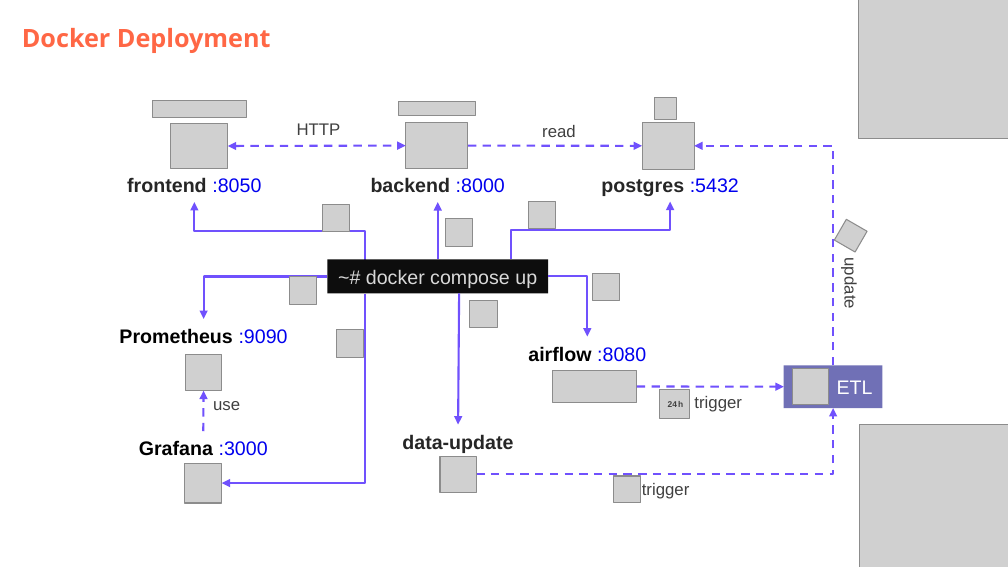
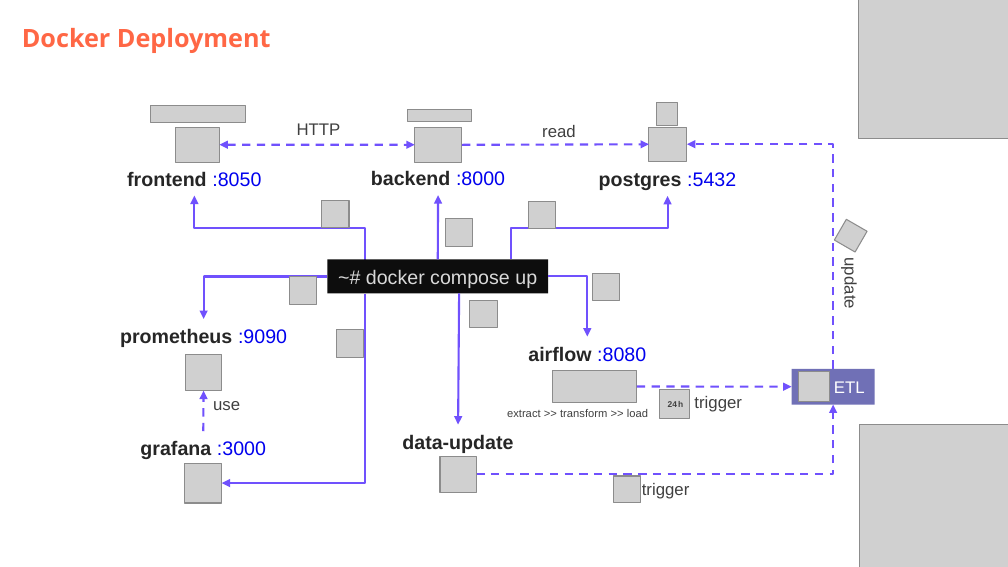
Before and after one commit to DataScientest-Studio/jun26bde-job-market, a slide deck: slide 6 of docs/defence/Defence.pptx. Drawn at 1008x567 pixels with LibreOffice and Linux fonts; fonts in the diff are those of the drawing; grey boxes stand for pictures; background and template pictures are left out. Boxes give left, top, right and bottom in pixels: in the first picture for what was removed or moved away, otherwise in the second. Text is boxed around its words. In the diff, an @@ line names an element or a change of style, - is before the commit and + after.

```diff
--- a/docs/defence/Defence.pptx
+++ b/docs/defence/Defence.pptx
@@ picture: place and size @@
-picture at <box>152,100,247,117</box>
+picture at <box>150,105,245,122</box>
@@ picture: place and size @@
-picture at <box>399,101,477,115</box>
+picture at <box>408,110,472,122</box>
@@ picture: place and size @@
-picture at <box>654,98,676,120</box>
+picture at <box>656,103,678,125</box>
@@ picture: place and size @@
-picture at <box>171,123,229,168</box>
+picture at <box>175,127,220,162</box>
@@ double arrow moved from (228, 146) - (405, 145) to (220, 145) - (414, 145) @@
@@ picture: place and size @@
-picture at <box>405,123,468,169</box>
+picture at <box>414,127,462,162</box>
@@ arrow moved from (468, 145) - (642, 146) to (462, 145) - (649, 144) @@
@@ picture: place and size @@
-picture at <box>642,123,695,169</box>
+picture at <box>649,127,687,161</box>
@@ elbow arrow moved from (834, 365) - (695, 146) to (834, 369) - (687, 144) @@
@@ 2 texts, 1 picture: place and size @@
-2 texts, 1 picture at <box>127,177,505,232</box>
+2 texts, 1 picture at <box>127,170,505,228</box>
@@ text "postgres :5432": place and size @@
-text "postgres :5432" at <box>601,178,739,196</box>
+text "postgres :5432" at <box>599,172,736,190</box>
@@ elbow arrow moved from (365, 260) - (195, 203) to (365, 260) - (195, 196) @@
@@ arrow moved from (437, 259) - (437, 203) to (437, 259) - (438, 196) @@
@@ elbow arrow moved from (511, 259) - (670, 202) to (511, 259) - (667, 197) @@
@@ text at <box>120,328,287,347</box>: text changed; text colour #000000 to #262626 @@
-Prometheus :9090
+prometheus :9090
@@ text "airflow :8080" at <box>528,346,646,362</box>: text colour #000000 to #262626 in "airflow" @@
@@ arrow moved from (637, 386) - (784, 387) to (637, 386) - (791, 387) @@
@@ rectangle "ETL": place and size @@
-rectangle "ETL" at <box>784,365,883,408</box>
+rectangle "ETL" at <box>791,369,874,404</box>
@@ rectangle "ETL" at <box>791,369,874,404</box>: size 14 to 12 pt @@
@@ picture: place and size @@
-picture at <box>792,369,829,405</box>
+picture at <box>799,372,830,402</box>
@@ elbow arrow moved from (476, 475) - (834, 408) to (476, 475) - (834, 404) @@
@@ text added at <box>507,409,648,417</box>, 8 pt, text #404040 @@
+extract >> transform >> load
@@ text at <box>140,441,266,459</box>: text changed; text colour #000000 to #262626 @@
-Grafana :3000
+grafana :3000
```
Also in this commit, not shown: 1 slide added, 4 other files.
